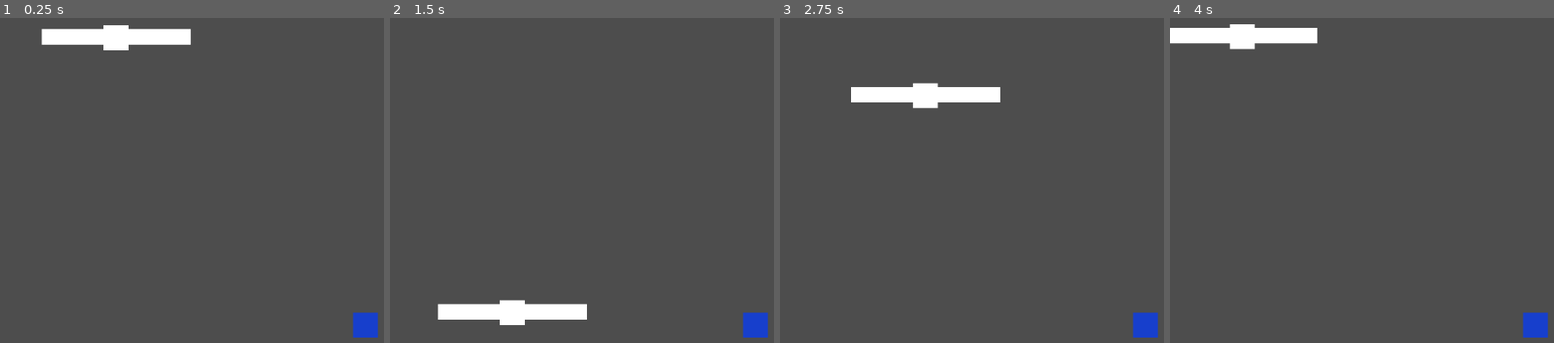
Above: before the commit, frames 1-4 (left to right).
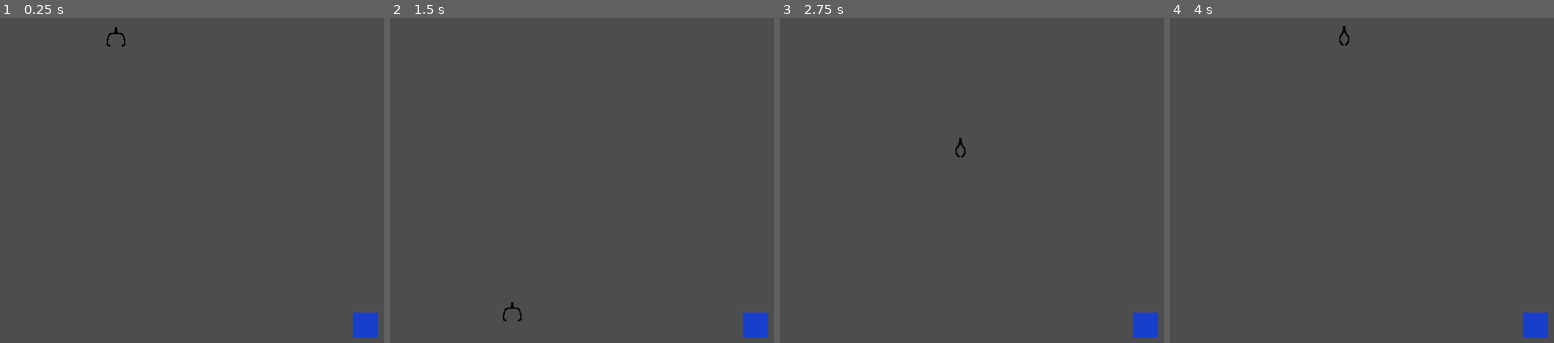
Above: after the commit, the same moments.

Repository: Jossulus/gamedevjs-jam
Game: Godot game, scene res://Scenes/game.tscn
Two runs of this game, one before a commit and one after it. Both use one fixed random seed, a clock stepped at 60 frames per second and the inputs below.
Inputs (mouse positions are in pixels of both pictures, inside the frame that each line leads up to):
- Up to frame 1 (0.25 s): no input
- Up to frame 2 (1.5 s): tap Enter at 0.5 s; move the mouse to (outside the picture) at 0.52 s; hold D (claw_right) 0.53-1.28 s; click (outside the picture) at 0.6 s; move the mouse to (605, 187) at 1.27 s; hold A (claw_left) from 1.28 s (still down); click (605, 187) at 1.35 s
- Up to frame 3 (2.75 s): move the mouse to (outside the picture) at 2.02 s; release A (claw_left) at 2.03 s; hold D (claw_right) from 2.03 s (still down); click (outside the picture) at 2.1 s
- Up to frame 4 (4 s): move the mouse to (1492, 248) at 2.77 s; click (1492, 248) at 2.85 s; move the mouse to (outside the picture) at 3.52 s; release D (claw_right) at 3.53 s; hold A (claw_left) from 3.53 s (still down); click (outside the picture) at 3.6 s

The runs differ from the first frame. In frame 1, 2.1% of the frame differs, in the area x 10-50%, y 2-10%; in frame 2, 2.1%; in frame 3, 2.1%; in frame 4, 2.2%, in the area x 0-47%, y 1-10%.

Commit message:
Claw Sprite Grab/Release Animation

Diff:
--- a/gamedev.js-entry/Objects/Claw/claw.gd
+++ b/gamedev.js-entry/Objects/Claw/claw.gd
@@ -2,7 +2,7 @@
 class_name Claw
 
 
-@export var claw_area : Area2D
+@export var claw_sprite : AnimatedSprite2D
 
 
 var returned_position : Vector2
@@ -26,6 +26,8 @@
 func change_input(new_input : INPUT) -> void:
 	input = new_input
 	match input:
+		INPUT.IDLE:
+			claw_sprite.play("open")
 		INPUT.DOWN:
 			velocity.x = 0
 			velocity.y = down_speed
@@ -88,7 +90,9 @@
 func grab(item : Item) -> void:
 	if not item is Item: return
 
-
+	velocity.y = 0
+	claw_sprite.play('close')
+	await claw_sprite.animation_finished
 	change_input(INPUT.UP)
 
 
--- a/gamedev.js-entry/Objects/Claw/claw.tscn
+++ b/gamedev.js-entry/Objects/Claw/claw.tscn
@@ -1,34 +1,157 @@
 [gd_scene format=3 uid="uid://b7v2qb0djp0yf"]
 
 [ext_resource type="Script" uid="uid://od32e1ijd6w1" path="res://Objects/Claw/claw.gd" id="1_mys5a"]
+[ext_resource type="Texture2D" uid="uid://kup2501xosu4" path="res://Objects/Claw/Claw1.png" id="2_kk55d"]
 
 [sub_resource type="RectangleShape2D" id="RectangleShape2D_a7shj"]
 
 [sub_resource type="RectangleShape2D" id="RectangleShape2D_kk55d"]
 
-[node name="Claw" type="CharacterBody2D" unique_id=2134338924 node_paths=PackedStringArray("claw_head")]
+[sub_resource type="AtlasTexture" id="AtlasTexture_v70c5"]
+atlas = ExtResource("2_kk55d")
+region = Rect2(0, 0, 32, 32)
+
+[sub_resource type="AtlasTexture" id="AtlasTexture_po1p4"]
+atlas = ExtResource("2_kk55d")
+region = Rect2(32, 0, 32, 32)
+
+[sub_resource type="AtlasTexture" id="AtlasTexture_xj47w"]
+atlas = ExtResource("2_kk55d")
+region = Rect2(64, 0, 32, 32)
+
+[sub_resource type="AtlasTexture" id="AtlasTexture_m8wgq"]
+atlas = ExtResource("2_kk55d")
+region = Rect2(96, 0, 32, 32)
+
+[sub_resource type="AtlasTexture" id="AtlasTexture_3dwiy"]
+atlas = ExtResource("2_kk55d")
+region = Rect2(128, 0, 32, 32)
+
+[sub_resource type="AtlasTexture" id="AtlasTexture_etu3g"]
+atlas = ExtResource("2_kk55d")
+region = Rect2(160, 0, 32, 32)
+
+[sub_resource type="AtlasTexture" id="AtlasTexture_0wjao"]
+atlas = ExtResource("2_kk55d")
+region = Rect2(192, 0, 32, 32)
+
+[sub_resource type="AtlasTexture" id="AtlasTexture_l76hq"]
+atlas = ExtResource("2_kk55d")
+region = Rect2(224, 0, 32, 32)
+
+[sub_resource type="AtlasTexture" id="AtlasTexture_p2sba"]
+atlas = ExtResource("2_kk55d")
+region = Rect2(224, 0, 32, 32)
+
+[sub_resource type="AtlasTexture" id="AtlasTexture_n6nwd"]
+atlas = ExtResource("2_kk55d")
+region = Rect2(192, 0, 32, 32)
+
+[sub_resource type="AtlasTexture" id="AtlasTexture_w7nxv"]
+atlas = ExtResource("2_kk55d")
+region = Rect2(160, 0, 32, 32)
+
+[sub_resource type="AtlasTexture" id="AtlasTexture_aopga"]
+atlas = ExtResource("2_kk55d")
+region = Rect2(128, 0, 32, 32)
+
+[sub_resource type="AtlasTexture" id="AtlasTexture_r8733"]
+atlas = ExtResource("2_kk55d")
+region = Rect2(96, 0, 32, 32)
+
+[sub_resource type="AtlasTexture" id="AtlasTexture_vi672"]
+atlas = ExtResource("2_kk55d")
+region = Rect2(64, 0, 32, 32)
+
+[sub_resource type="AtlasTexture" id="AtlasTexture_xueyh"]
+atlas = ExtResource("2_kk55d")
+region = Rect2(32, 0, 32, 32)
+
+[sub_resource type="AtlasTexture" id="AtlasTexture_17e44"]
+atlas = ExtResource("2_kk55d")
+region = Rect2(0, 0, 32, 32)
+
+[sub_resource type="SpriteFrames" id="SpriteFrames_jcefv"]
+animations = [{
+"frames": [{
+"duration": 1.0,
+"texture": SubResource("AtlasTexture_v70c5")
+}, {
+"duration": 1.0,
+"texture": SubResource("AtlasTexture_po1p4")
+}, {
+"duration": 1.0,
+"texture": SubResource("AtlasTexture_xj47w")
+}, {
+"duration": 1.0,
+"texture": SubResource("AtlasTexture_m8wgq")
+}, {
+"duration": 1.0,
+"texture": SubResource("AtlasTexture_3dwiy")
+}, {
+"duration": 1.0,
+"texture": SubResource("AtlasTexture_etu3g")
+}, {
+"duration": 1.0,
+"texture": SubResource("AtlasTexture_0wjao")
+}, {
+"duration": 1.0,
+"texture": SubResource("AtlasTexture_l76hq")
+}],
+"loop": false,
+"name": &"close",
+"speed": 30.0
+}, {
+"frames": [{
+"duration": 1.0,
+"texture": SubResource("AtlasTexture_p2sba")
+}, {
+"duration": 1.0,
+"texture": SubResource("AtlasTexture_n6nwd")
+}, {
+"duration": 1.0,
+"texture": SubResource("AtlasTexture_w7nxv")
+}, {
+"duration": 1.0,
+"texture": SubResource("AtlasTexture_aopga")
+}, {
+"duration": 1.0,
+"texture": SubResource("AtlasTexture_r8733")
+}, {
+"duration": 1.0,
+"texture": SubResource("AtlasTexture_vi672")
+}, {
+"duration": 1.0,
+"texture": SubResource("AtlasTexture_xueyh")
+}, {
+"duration": 1.0,
+"texture": SubResource("AtlasTexture_17e44")
+}],
+"loop": false,
+"name": &"open",
+"speed": 30.0
+}]
+
+[node name="Claw" type="CharacterBody2D" unique_id=2134338924 node_paths=PackedStringArray("claw_sprite")]
 script = ExtResource("1_mys5a")
-claw_head = NodePath("ClawHead")
+claw_sprite = NodePath("ClawSprite")
 metadata/_custom_type_script = "uid://od32e1ijd6w1"
-
-[node name="ColorRect" type="ColorRect" parent="." unique_id=1933914733]
-offset_left = -119.0
-offset_top = -13.0
-offset_right = 120.0
-offset_bottom = 12.0
 
 [node name="CollisionShape2D" type="CollisionShape2D" parent="." unique_id=1053839476]
 shape = SubResource("RectangleShape2D_a7shj")
+disabled = true
 
-[node name="ClawHead" type="Area2D" parent="." unique_id=327584121]
+[node name="ClawArea" type="Area2D" parent="." unique_id=327584121]
 position = Vector2(-20, -19)
 
-[node name="ColorRect" type="ColorRect" parent="ClawHead" unique_id=2142908063]
-offset_right = 40.0
-offset_bottom = 40.0
-
-[node name="CollisionShape2D" type="CollisionShape2D" parent="ClawHead" unique_id=1388975132]
+[node name="CollisionShape2D" type="CollisionShape2D" parent="ClawArea" unique_id=1388975132]
 position = Vector2(20, 19)
 shape = SubResource("RectangleShape2D_kk55d")
 
-[connection signal="area_entered" from="ClawHead" to="." method="grab"]
+[node name="ClawSprite" type="AnimatedSprite2D" parent="." unique_id=1619901990]
+sprite_frames = SubResource("SpriteFrames_jcefv")
+animation = &"open"
+frame = 7
+frame_progress = 1.0
+
+[connection signal="area_entered" from="ClawArea" to="." method="grab"]
Binary file added: gamedev.js-entry/Objects/Arcade/ArcadeBG320x180.png
Not shown, added: gamedev.js-entry/Objects/Arcade/ArcadeBG320x180.png.import
Binary file added: gamedev.js-entry/Objects/Claw/Claw1.png
Not shown, added: gamedev.js-entry/Objects/Claw/Claw1.png.import
